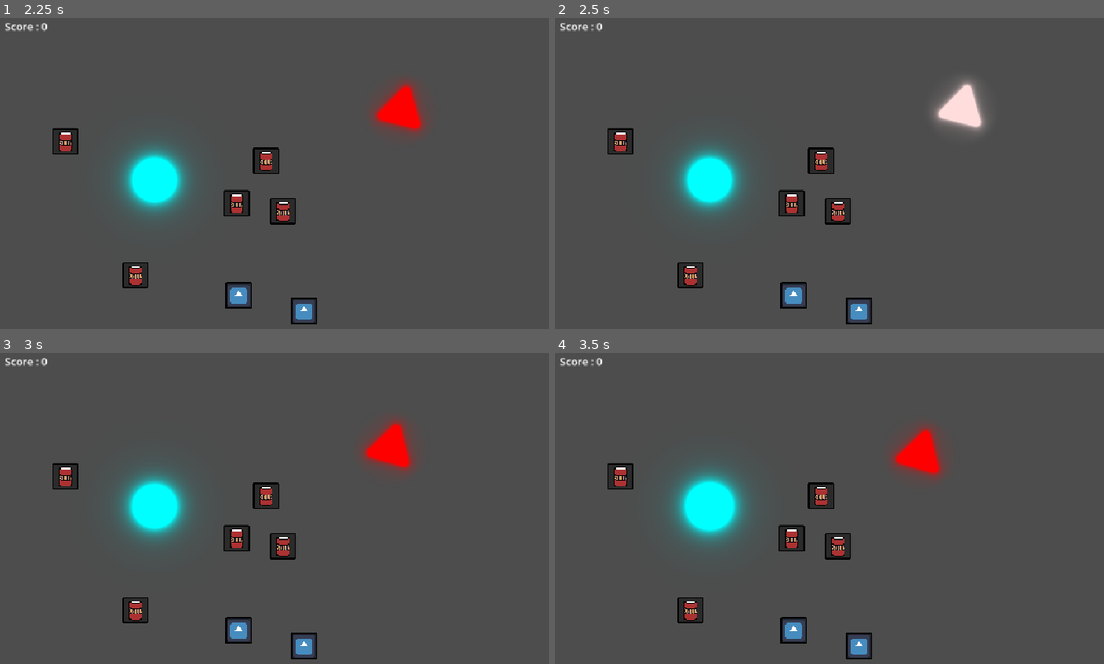
Above: before the commit, frames 1-4 (two rows, left to right).
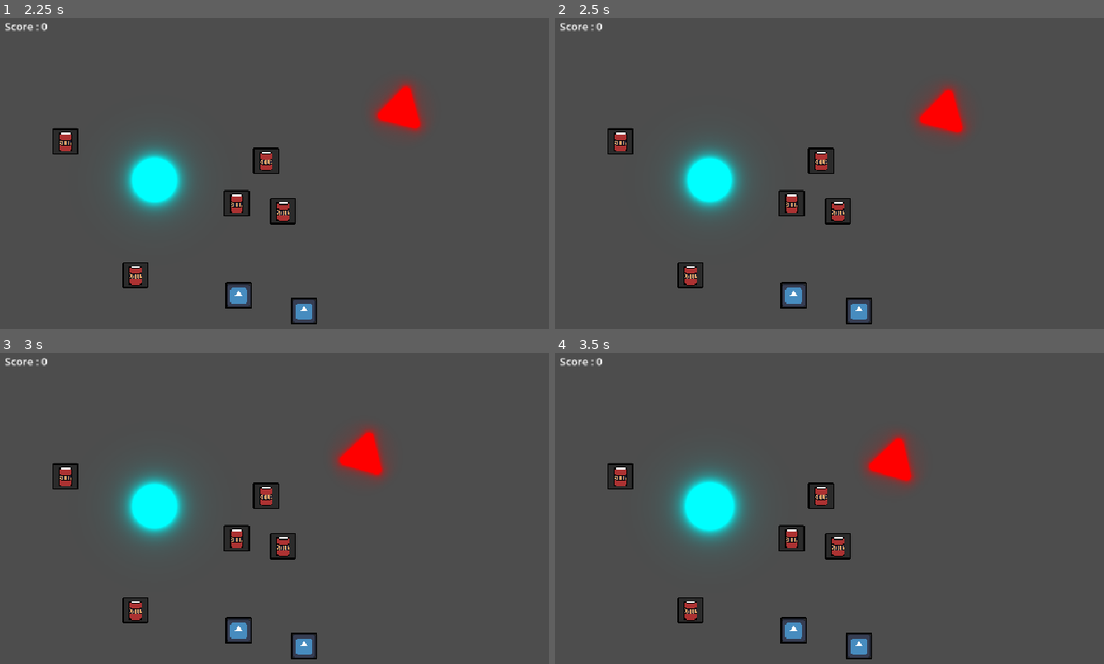
Above: after the commit, the same moments.

Repository: loco-choco/quantux-ui-experiment
Game: Godot game, scene res://main.tscn
Two runs of this game, one before a commit and one after it. Both use one fixed random seed, a clock stepped at 60 frames per second and the inputs below. The engine's default icon, where the game draws it, is replaced by a stand-in: a white triangle on a blue panel in a dark square.
Inputs (mouse positions are in pixels of both pictures, inside the frame that each line leads up to):
- Up to frame 1 (2.25 s): move the mouse to (450, 173) at 0.52 s; tap E (pickup_item) at 0.6 s; click (450, 173) at 0.67 s; move the mouse to (186, 207) at 1.27 s; tap Left (player_move_x_neg) at 1.35 s; click (186, 207) at 1.42 s; move the mouse to (373, 111) at 2.02 s; tap Right (player_move_x_pos) at 2.1 s; click (373, 111) at 2.17 s
- Up to frame 2 (2.5 s): no input
- Up to frame 3 (3 s): move the mouse to (279, 595) at 2.77 s; tap Up (player_move_y_neg) at 2.85 s; click (279, 595) at 2.92 s
- Up to frame 4 (3.5 s): no input

Frame 1 is identical in both runs. In frame 2, 1.7% of the frame differs, in the area x 65-79%, y 19-39%; in frame 3, 1.8%; in frame 4, 1.9%, in the area x 56-71%, y 22-43%.

Commit message:
moved mask collision to another unused layer

Diff:
--- a/gameplay/enemy.tscn
+++ b/gameplay/enemy.tscn
@@ -13,7 +13,7 @@
 script = ExtResource("1_qi2p4")
 
 [node name="Hitbox" type="Area2D" parent="."]
-collision_mask = 2
+collision_mask = 8
 
 [node name="CollisionPolygon2D" type="CollisionPolygon2D" parent="Hitbox"]
 polygon = PackedVector2Array(-22, -39, -22, 38, 43, 0)
